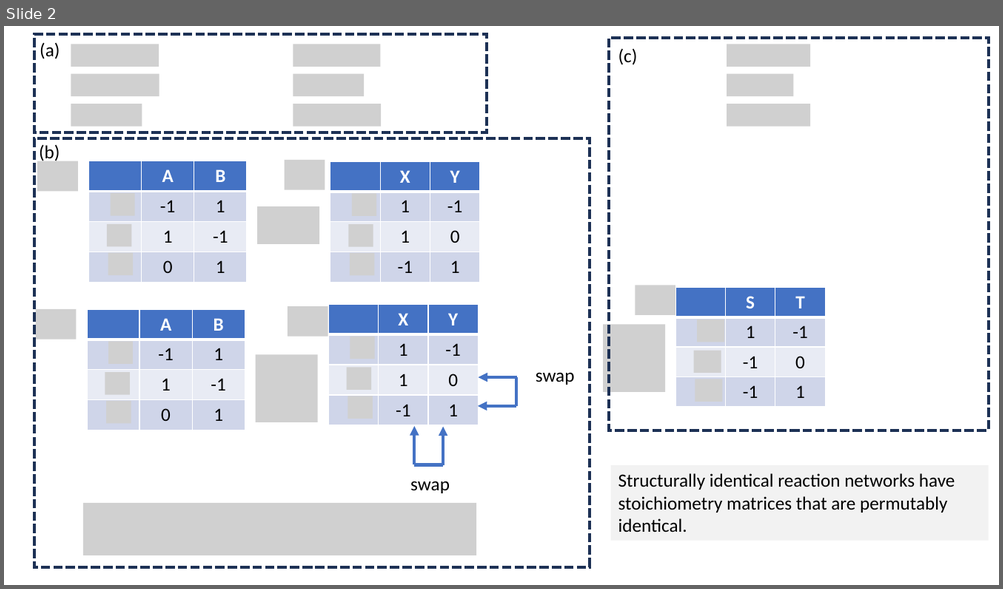
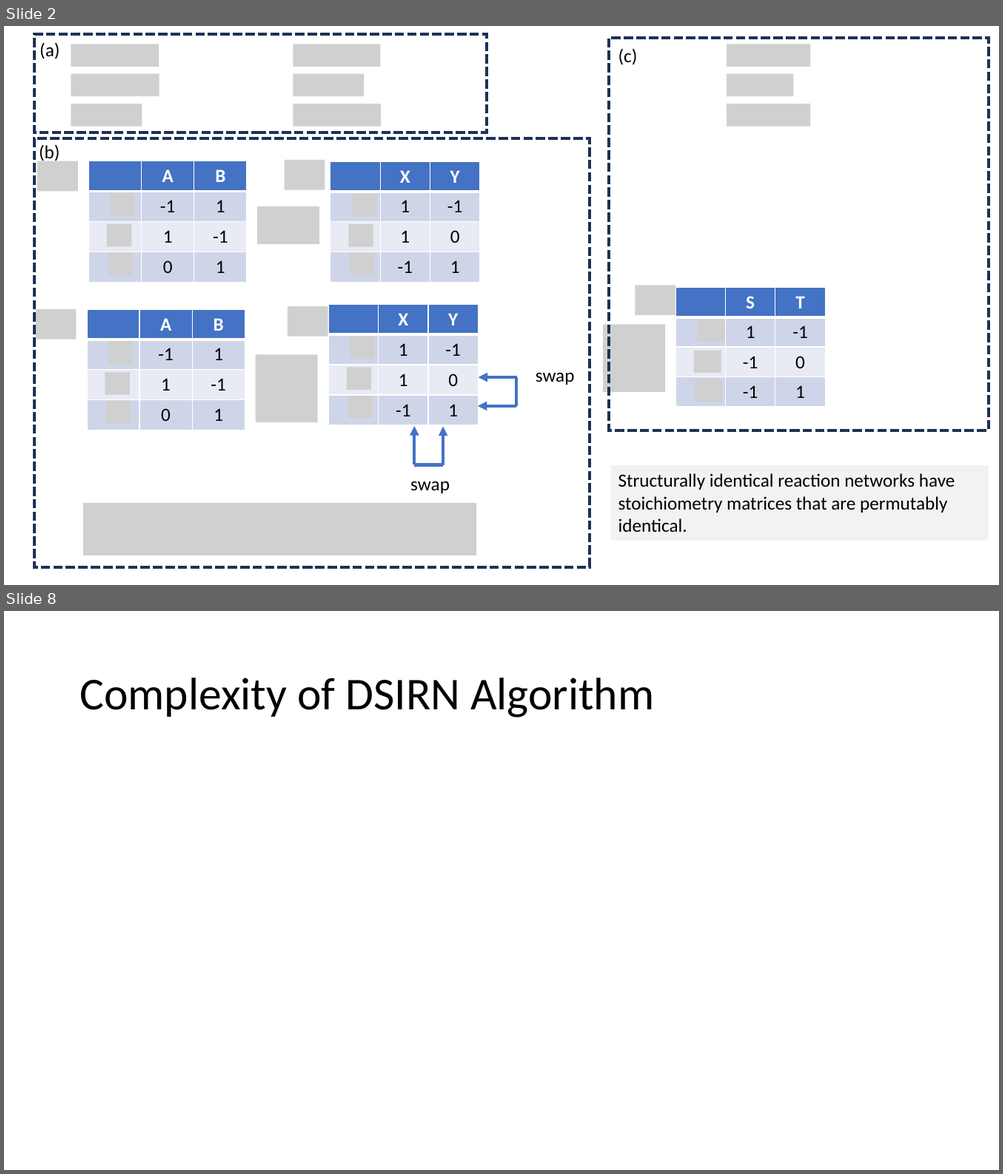
Before and after one commit to ModelEngineering/pySubnetSB, a slide deck: docs/sirn_figures.pptx. Shown one above the other, each under a label of ours: slide 2 before the commit, slides 2 and 8 after it; the slides between them are not shown. The pictures are 1003x589 and 1003x1174 pixels, drawn with LibreOffice and Linux fonts; fonts in the diff are those of the drawing; grey boxes stand for pictures. Boxes give left, top, right and bottom in pixels: in the first picture for what was removed or moved away, otherwise in the second. Text is boxed around its words. In the diff, an @@ line names an element or a change of style, - is before the commit and + after.

```diff
--- a/docs/sirn_figures.pptx
+++ b/docs/sirn_figures.pptx
@@ slide 8 added at (4, 611, 999, 1170), background #FFFFFF @@
@@ title added at (79, 678, 654, 718), 44 pt, text #000000 @@
+Complexity of DSIRN Algorithm
```
Also in this commit, not shown: 1 slide changed, 4 other slides added, 4 other files.
